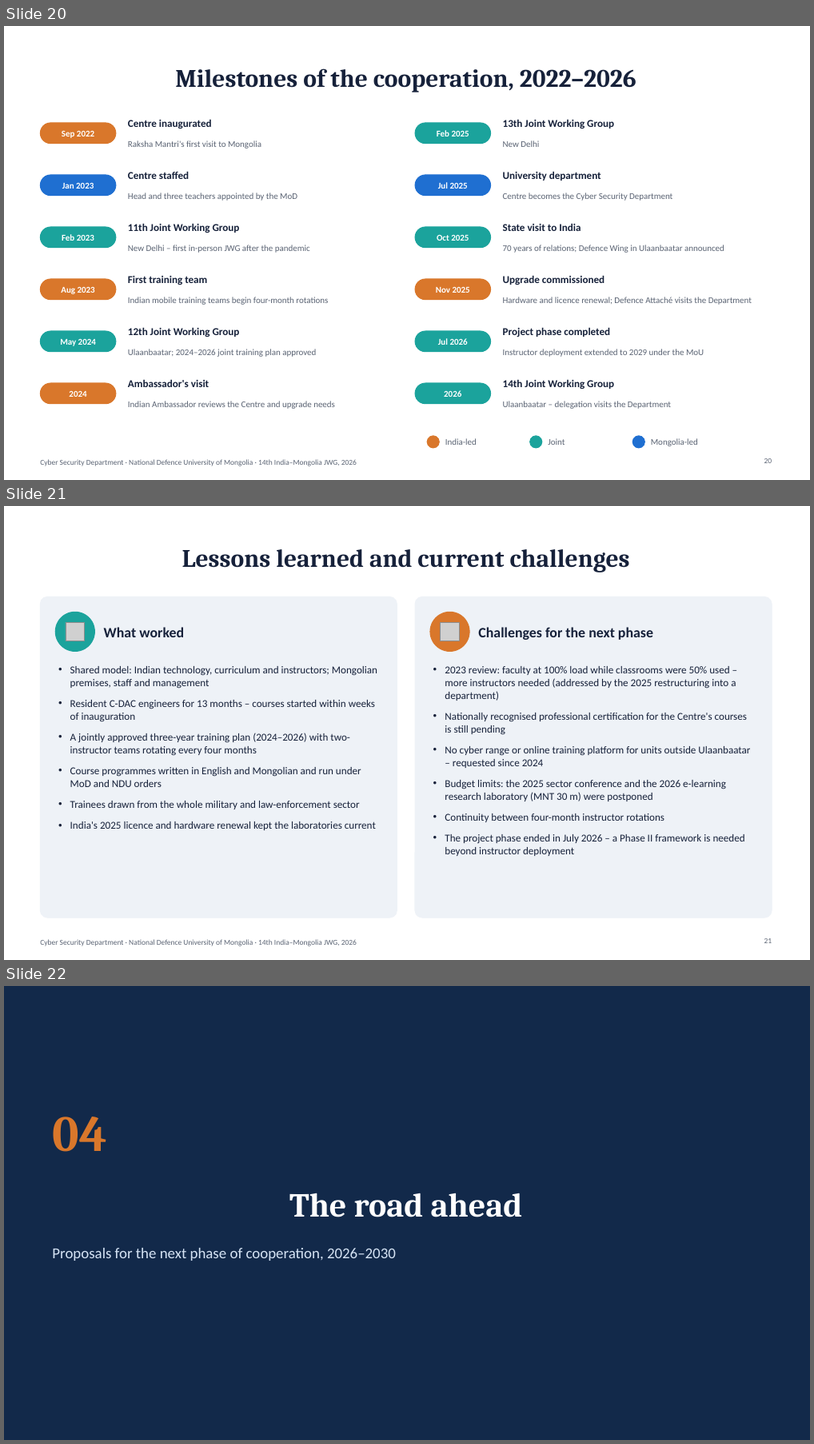
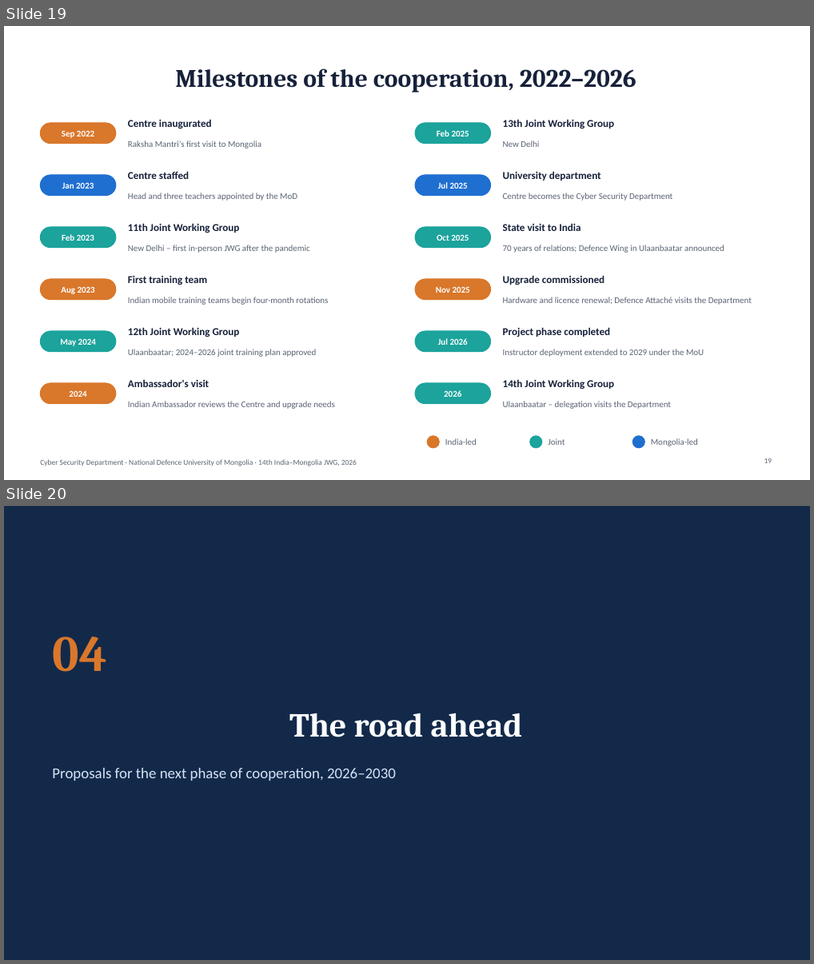
Before and after one commit to Cyber0101010101/research-material, a slide deck: india-cyber-cooperation/india_mongolia_cyber_cooperation.pptx. Shown one above the other, each under a label of ours: slides 20, 21 and 22 before the commit, slides 19 and 20 after it. The pictures are 814x1444 and 814x964 pixels, drawn with LibreOffice and Linux fonts; fonts in the diff are those of the drawing; grey boxes stand for pictures. Boxes give left, top, right and bottom in pixels: in the first picture for what was removed or moved away, otherwise in the second. Text is boxed around its words. In the diff, an @@ line names an element or a change of style, - is before the commit and + after.

```diff
--- a/india-cyber-cooperation/india_mongolia_cyber_cooperation.pptx
+++ b/india-cyber-cooperation/india_mongolia_cyber_cooperation.pptx
@@ slide 21 removed at (x1=4, y1=506, x2=810, y2=960), background #FFFFFF; not listed: 1 template element that a slide beside it also shows @@
@@ title removed at (x1=182, y1=549, x2=630, y2=572) @@
-Lessons learned and current challenges
@@ rounded rectangle removed at (x1=40, y1=596, x2=398, y2=917) @@
@@ rounded rectangle removed at (x1=415, y1=596, x2=772, y2=917) @@
@@ ellipse removed at (x1=55, y1=612, x2=94, y2=651) @@
@@ picture removed at (x1=66, y1=622, x2=85, y2=641) @@
@@ ellipse removed at (x1=430, y1=612, x2=470, y2=651) @@
@@ picture removed at (x1=441, y1=622, x2=459, y2=641) @@
@@ text removed at (x1=104, y1=627, x2=184, y2=637) @@
-What worked
@@ text removed at (x1=478, y1=627, x2=654, y2=640) @@
-Challenges for the next phase
@@ text removed at (x1=70, y1=666, x2=378, y2=830) @@
-• Shared model: Indian technology, curriculum and instructors; Mongolian premises, staff and management
-• Resident C-DAC engineers for 13 months – courses started within weeks of inauguration
-• A jointly approved three-year training plan (2024–2026) with two-instructor teams rotating every four months
-• Course programmes written in English and Mongolian and run under MoD and NDU orders
-• Trainees drawn from the whole military and law-enforcement sector
-• India's 2025 licence and hardware renewal kept the laboratories current
@@ text removed at (x1=445, y1=666, x2=750, y2=856) @@
-• 2023 review: faculty at 100% load while classrooms were 50% used – more instructors needed (addressed by the 2025 restructuring into a department)
-• Nationally recognised professional certification for the Centre's courses is still pending
-• No cyber range or online training platform for units outside Ulaanbaatar – requested since 2024
-• Budget limits: the 2025 sector conference and the 2026 e-learning research laboratory (MNT 30 m) were postponed
-• Continuity between four-month instructor rotations
-• The project phase ended in July 2026 – a Phase II framework is needed beyond instructor deployment
@@ page number removed at (x1=765, y1=938, x2=773, y2=943) @@
-21
@@ what was slide 20 is now slide 19 @@
@@ what was slide 22 is now slide 20 @@
```
Also in this commit, not shown: 7 slides changed, 2 other slides removed, 12 other files.
